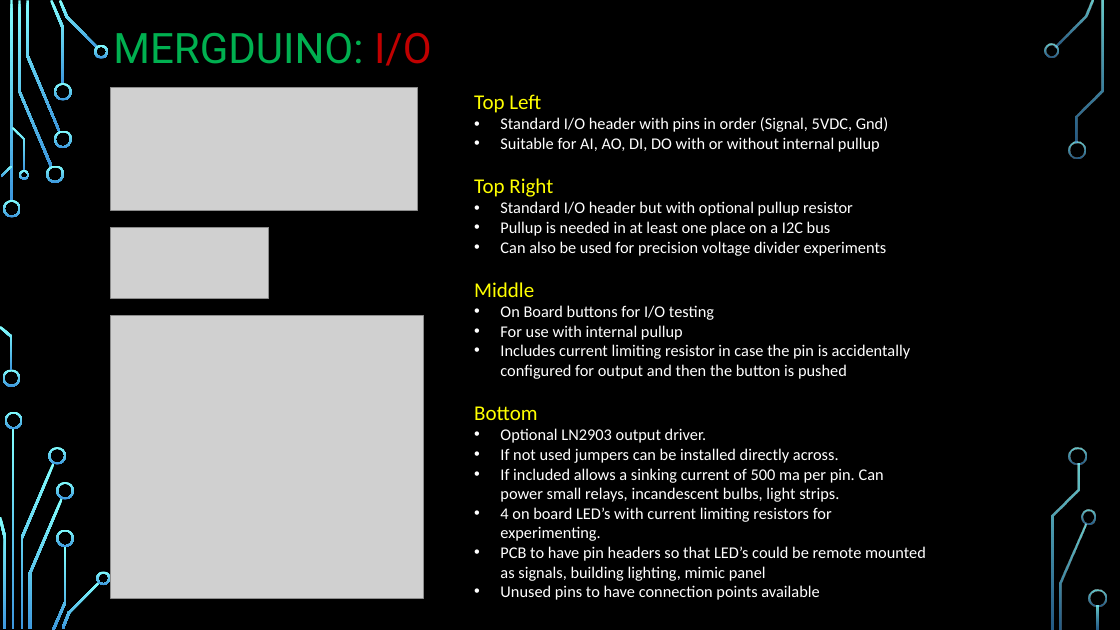
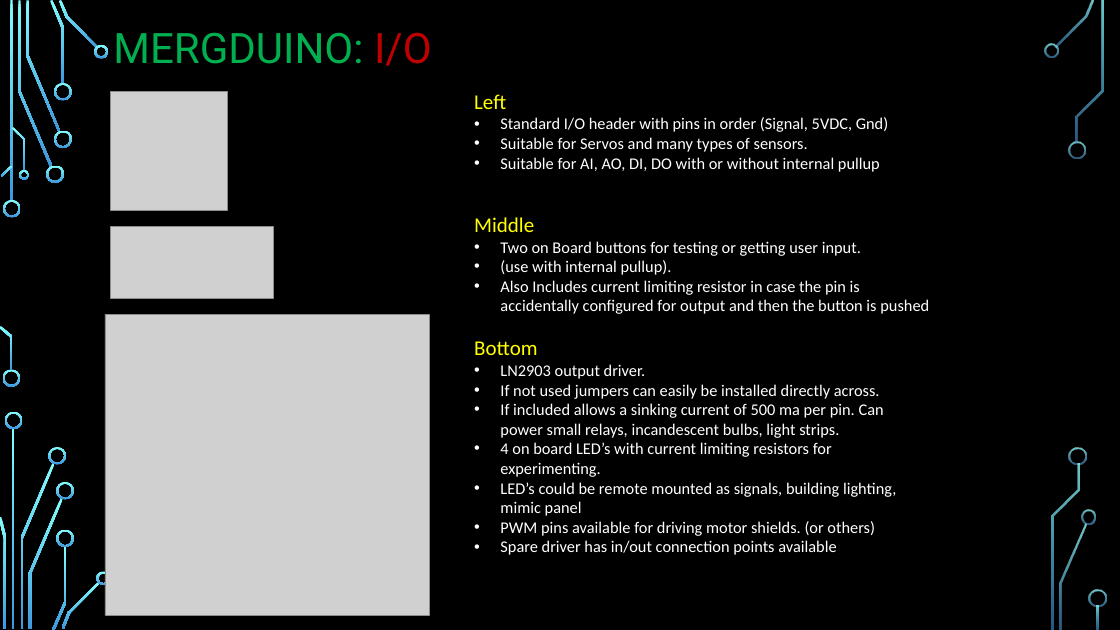
Before and after one commit to Alan-Lomax/MERG-SIG-Presentations, a slide deck: slide 6 of Practical Arduino - Ground Up.pptx. Drawn at 1120x630 pixels with LibreOffice and Linux fonts; fonts in the diff are those of the drawing; grey boxes stand for pictures; background and template pictures are left out. Boxes give left, top, right and bottom in pixels: in the first picture for what was removed or moved away, otherwise in the second. Text is boxed around its words. In the diff, an @@ line names an element or a change of style, - is before the commit and + after.

```diff
--- a/Practical Arduino - Ground Up.pptx
+++ b/Practical Arduino - Ground Up.pptx
@@ picture removed at (111,87,418,210) @@
@@ picture added at (111,92,229,211) @@
@@ text at (474,94,506,109): text changed @@
-Top Left
+Left
@@ text at (500,137,808,152): paragraph added @@
+• Suitable for Servos and many types of sensors.
@@ text at (474,178,887,256): paragraphs removed @@
-Top Right
-• Standard I/O header but with optional pullup resistor
-• Pullup is needed in at least one place on a I2C bus
-• Can also be used for precision voltage divider experiments
@@ picture: place and size @@
-picture at (111,228,270,298)
+picture at (111,227,274,298)
@@ text at (500,241,929,314): text changed @@
-• On Board buttons for I/O testing
-• For use with internal pullup
-• Includes current limiting resistor in case the pin is accidentally configured for output and then the button is pushed
+• Two on Board buttons for testing or getting user input.
+• (use with internal pullup).
+• Also Includes current limiting resistor in case the pin is accidentally configured for output and then the button is pushed
@@ picture: place and size @@
-picture at (111,315,423,598)
+picture at (105,314,429,615)
@@ text at (500,364,880,399): text changed @@
-• Optional LN2903 output driver.
-• If not used jumpers can be installed directly across.
+• LN2903 output driver.
+• If not used jumpers can easily be installed directly across.
@@ text at (500,482,896,555): text changed @@
-• PCB to have pin headers so that LED’s could be remote mounted as signals, building lighting, mimic panel
-• Unused pins to have connection points available
+• LED’s could be remote mounted as signals, building lighting, mimic panel
+• PWM pins available for driving motor shields. (or others)
+• Spare driver has in/out connection points available
```
Also in this commit, not shown: 6 other slides changed, 1 slide removed.
